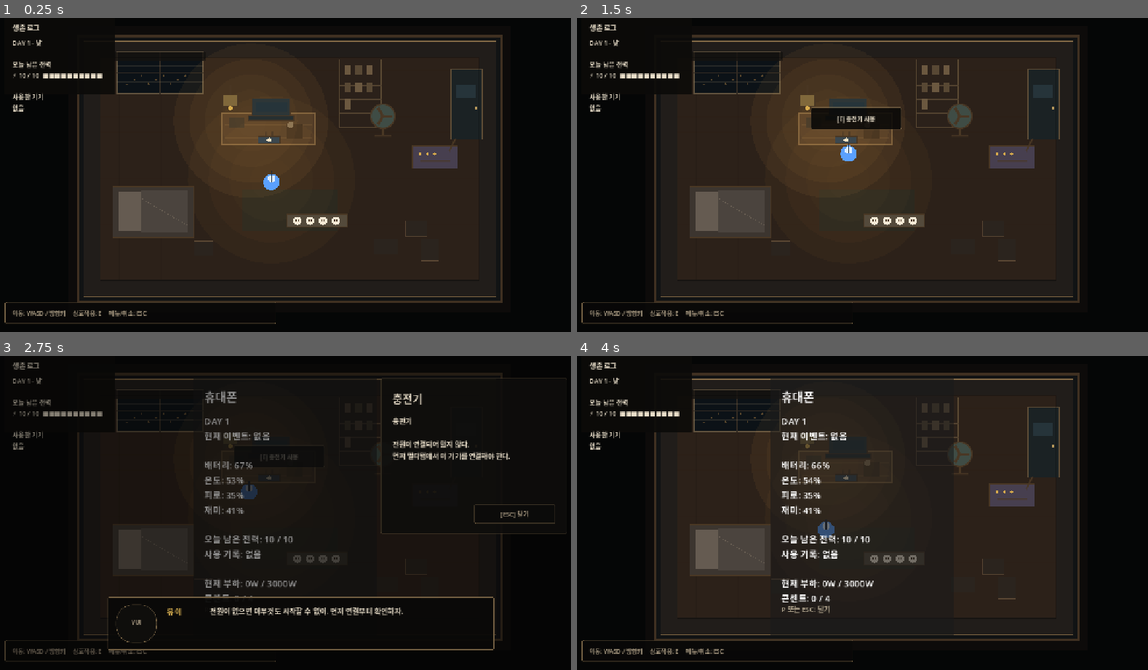
Above: before the commit, frames 1-4 (two rows, left to right).
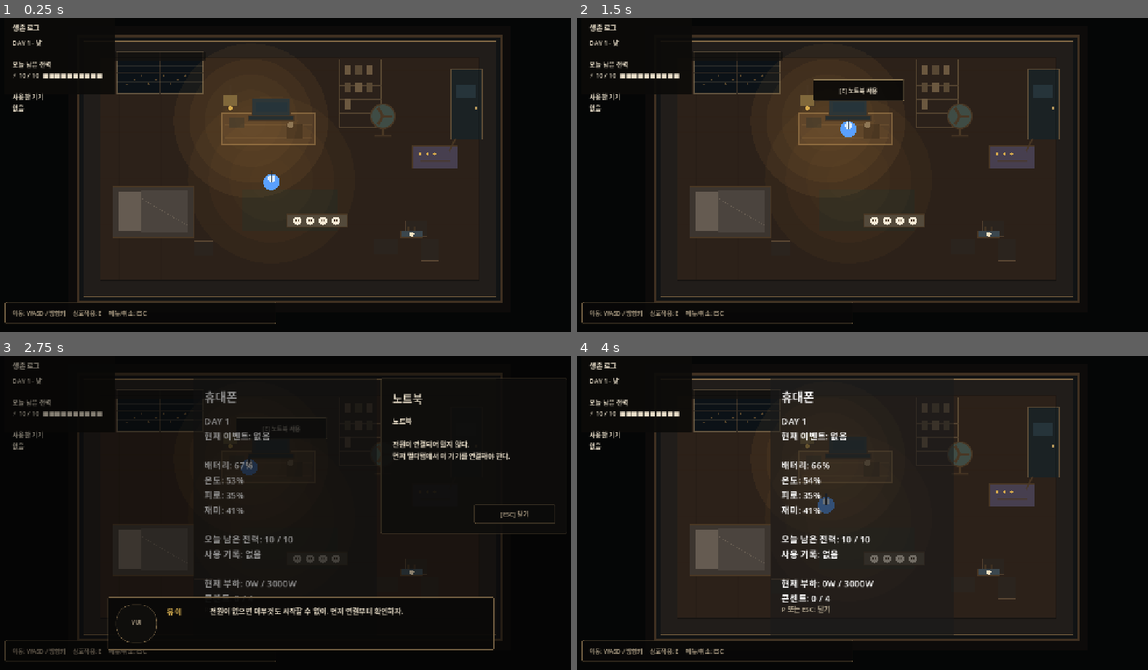
Above: after the commit, the same moments.

Repository: 2zedo/socket-game-prototype
Game: Godot game, scene res://scenes/Main.tscn
The game is run twice, just before and just after one commit, with the same random seed, the same clock (stepped at 60 frames per second) and the same inputs.
Inputs (mouse positions are in pixels of both pictures, inside the frame that each line leads up to):
- Up to frame 1 (0.25 s): no input
- Up to frame 2 (1.5 s): tap Enter at 0.5 s; move the mouse to (833, 234) at 0.52 s; hold W (move_up) 0.53-1.25 s; hold E (interact) 0.53-1.25 s; click (833, 234) at 0.67 s; tap Space at 0.77 s; drag from (1039, 218) to (896, 222) at 1.27 s
- Up to frame 3 (2.75 s): tap Space at 2 s; move the mouse to (108, 456) at 2.02 s; hold A (move_left) from 2.03 s (still down); hold P (phone_toggle) from 2.03 s (still down); tap E (interact) at 2.3 s
- Up to frame 4 (4 s): release A (move_left) at 2.75 s; release P (phone_toggle) at 2.75 s; tap Enter at 2.75 s; drag from (891, 506) to (959, 453) at 2.77 s; tap Space at 3.5, 3.77 s; move the mouse to (776, 425) at 3.52 s; hold S (move_down) from 3.53 s (still down); hold E (interact) from 3.53 s (still down)

The runs differ from the first frame. In frame 1, 0.2% of the frame differs, in the area x 45-75%, y 36-71%; in frame 2, 2.5%, in the area x 41-75%, y 19-71%; in frame 3, 0.5%; in frame 4, 0.3%.

Commit message:
fix: refine outlet layout and asset pipeline

Diff:
--- a/godot/scripts/Apartment.gd
+++ b/godot/scripts/Apartment.gd
@@ -20,6 +20,7 @@
 
 func _ready() -> void:
 	_build_room_collision()
+	_add_environment_blockers()
 	_spawn_placeholder_furniture()
 	_spawn_player()
 	queue_redraw()
@@ -125,7 +126,7 @@
 		"name": "충전기",
 		"title": "충전기",
 		"body": "배터리를 회복하는 작은 장치입니다.\n전력은 낮지만 오래 빼두면 위험해집니다.",
-		"position": Vector2(605, 292),
+		"position": Vector2(918, 500),
 		"size": Vector2(72, 44),
 		"color": Color("#4e5e67"),
 		"power_units": 2,
@@ -215,6 +216,14 @@
 	blocker.position = center
 	blocker.add_child(shape)
 	add_child(blocker)
+
+
+func _add_environment_blockers() -> void:
+	# Non-interactive room features still need small blockers so the top-down
+	# movement reads as an apartment floor, not a board the player can cross.
+	_add_furniture_blocker(Vector2(1039, 219), Vector2(72, 154))
+	_add_furniture_blocker(Vector2(806, 195), Vector2(92, 150))
+	_add_furniture_blocker(Vector2(365, 144), Vector2(190, 38))
 
 
 func _update_nearest_interactable() -> void:
@@ -350,12 +359,25 @@
 		if interactable == null:
 			continue
 
-		_draw_power_cable(power_strip.position, interactable.position)
-
-
-func _draw_power_cable(start_position: Vector2, end_position: Vector2) -> void:
+		_draw_power_cable(power_strip.position, interactable.position, object_id)
+
+
+func _draw_power_cable(start_position: Vector2, end_position: Vector2, object_id: String) -> void:
 	var midpoint: Vector2 = (start_position + end_position) * 0.5
-	var bend: Vector2 = midpoint + Vector2(0, 26)
+	var bend_offset := Vector2(0, 28)
+	match object_id:
+		"laptop":
+			bend_offset = Vector2(-18, 18)
+		"charger":
+			bend_offset = Vector2(36, 8)
+		"communication_device":
+			bend_offset = Vector2(58, -8)
+		"fan":
+			bend_offset = Vector2(18, -12)
+		"light":
+			bend_offset = Vector2(-36, -8)
+
+	var bend: Vector2 = midpoint + bend_offset
 	var points: PackedVector2Array = PackedVector2Array([start_position, bend, end_position])
 	var cable_core: Color = Color("#fff07a") if phase_key == "day" else Color("#ffe066")
 	draw_polyline(points, Color(0.18, 0.12, 0.07, 0.55), 5.0, true)
--- a/godot/scripts/SurvivalState.gd
+++ b/godot/scripts/SurvivalState.gd
@@ -30,7 +30,7 @@
 		"label": "노트북",
 		"cost": 3,
 		"watt_usage": 1300,
-		"outlet_size": 1,
+		"outlet_size": 2,
 		"requires_connection": true,
 		"flag": "checked_laptop",
 		"power_key": "laptop",
@@ -63,7 +63,7 @@
 		"label": "통신 장치",
 		"cost": 4,
 		"watt_usage": 300,
-		"outlet_size": 1,
+		"outlet_size": 2,
 		"requires_connection": true,
 		"flag": "sent_or_received_signal",
 		"power_key": "communication_device",
@@ -167,7 +167,8 @@
 
 
 func get_hud_stat_text() -> String:
-	return "DAY 1 - %s\n\n오늘 남은 전력\n⚡ %d / %d  %s\n\n사용한 기기\n%s" % [
+	return "DAY %d - %s\n\n오늘 남은 전력\n⚡ %d / %d  %s\n\n사용한 기기\n%s" % [
+		day,
 		get_phase_label(),
 		current_power,
 		max_power,
@@ -469,14 +470,11 @@
 func _reset_day1_power_loop() -> void:
 	current_power_units = DAY1_STARTING_POWER_UNITS
 	current_power = current_power_units
-	current_load_watts = 0
-	current_power_watts = 0
-	used_outlet_slots = 0
-	powered_devices.clear()
 	used_day1_actions.clear()
 	day1_flags.clear()
 	day1_day_ended = false
 	last_day1_message = ""
+	_recalculate_outlet_state()
 
 
 func _recalculate_outlet_state() -> void:
--- a/godot/scripts/ui/OutletMode.gd
+++ b/godot/scripts/ui/OutletMode.gd
@@ -11,7 +11,7 @@
 const SLOT_SIZE := Vector2(82, 62)
 const SLOT_GAP := 14.0
 const STRIP_SIZE := Vector2(472, 108)
-const DEVICE_HEIGHT := 78.0
+const DEVICE_HEIGHT := 68.0
 const BREAKER_SECONDS := 1.4
 const PANEL_SIZE := Vector2(1160, 640)
 
@@ -34,7 +34,7 @@
 func open(state: SurvivalState) -> void:
 	survival_state = state
 	visible = true
-	_layout_device_homes()
+	_sync_devices_from_state()
 	status_text = "기기를 콘센트에 끌어다 놓으면 방 안에서 사용할 수 있습니다"
 	set_process(true)
 	power_changed.emit(_get_total_power())
@@ -100,7 +100,8 @@
 
 	_draw_power_overview(Vector2(panel_rect.position.x + 32, panel_rect.position.y + 126))
 	_draw_text(Vector2(panel_rect.position.x + 500, panel_rect.position.y + 124), "콘센트 슬롯", 18, UIStyle.MUTED)
-	_draw_text(Vector2(panel_rect.position.x + 500, panel_rect.position.y + 312), "연결 가능한 기기", 18, UIStyle.MUTED)
+	_draw_text(Vector2(panel_rect.position.x + 500, panel_rect.position.y + 300), "연결된 기기", 18, UIStyle.MUTED)
+	_draw_text(Vector2(panel_rect.position.x + 500, panel_rect.position.y + 456), "연결 가능한 기기", 18, UIStyle.MUTED)
 	_draw_power_strip(_get_strip_center())
 	_draw_devices()
 
@@ -124,6 +125,26 @@
 		draw_rect(Rect2(slot_rect.get_center() + Vector2(-13, -15), Vector2(5, 24)), Color("#d4c8ad"), true)
 		draw_rect(Rect2(slot_rect.get_center() + Vector2(8, -15), Vector2(5, 24)), Color("#d4c8ad"), true)
 		draw_circle(slot_rect.get_center() + Vector2(0, 19), 3.5, Color("#d4c8ad"))
+
+	_draw_connected_slot_labels()
+
+
+func _draw_connected_slot_labels() -> void:
+	for device in devices:
+		var start_slot: int = int(device["connected_start"])
+		if start_slot < 0:
+			continue
+
+		var slots: int = int(device["slots"])
+		var first_rect := _get_slot_rect(start_slot)
+		var last_rect := _get_slot_rect(start_slot + slots - 1)
+		var group_rect := Rect2(
+			first_rect.position,
+			Vector2(last_rect.end.x - first_rect.position.x, first_rect.size.y)
+		)
+		draw_rect(group_rect.grow(6.0), Color(0.92, 0.66, 0.23, 0.13), true)
+		draw_rect(group_rect.grow(6.0), UIStyle.ELECTRIC, false, 1.4)
+		_draw_text(group_rect.position + Vector2(4.0, group_rect.size.y + 21.0), str(device["label"]), 11, UIStyle.MUTED)
 
 
 func _draw_devices() -> void:
@@ -145,7 +166,7 @@
 			int(device["power_cost"]),
 			int(device["slots"]),
 		]
-		_draw_text(rect.position + Vector2(108, 25), device_text, 12, UIStyle.TEXT)
+		_draw_text(rect.position + Vector2(108, 24), device_text, 12, UIStyle.TEXT)
 
 		var plug_x := rect.get_center().x
 		if device["slots"] == 2:
@@ -218,8 +239,8 @@
 		occupied_slots[slot] = device["key"]
 
 	device["connected_start"] = start_slot
-	device["position"] = _get_snap_position(device, start_slot)
 	status_text = "%s 연결됨" % device["label"]
+	_layout_device_homes()
 	power_changed.emit(_get_total_power())
 	powered_devices_changed.emit(_get_powered_device_keys())
 
@@ -250,8 +271,8 @@
 
 func _send_device_home(device: Dictionary) -> void:
 	_release_device(device)
-	device["position"] = device["home_position"]
 	device["connected_start"] = -1
+	_layout_device_homes()
 
 
 func _find_best_slot(device: Dictionary) -> int:
@@ -362,13 +383,28 @@
 
 func _create_devices() -> void:
 	devices = [
-		_make_device("light", "조명", 60, 1, 1, 250.0, "center", Color("#d2a85f"), Vector2(350, 550)),
-		_make_device("laptop", "노트북", 1300, 3, 1, 250.0, "center", Color("#486064"), Vector2(520, 550)),
-		_make_device("fan", "선풍기", 900, 2, 1, 250.0, "center", Color("#52a66f"), Vector2(710, 550)),
-		_make_device("charger", "충전기", 20, 2, 1, 250.0, "center", Color("#4f8edb"), Vector2(890, 550)),
-		_make_device("communication_device", "통신 장치", 300, 4, 1, 250.0, "center", Color("#8f6bb3"), Vector2(1050, 550)),
+		_make_day1_device("light", 248.0, "center", Color("#d2a85f"), Vector2.ZERO),
+		_make_day1_device("laptop", 248.0, "center", Color("#486064"), Vector2.ZERO),
+		_make_day1_device("fan", 248.0, "center", Color("#52a66f"), Vector2.ZERO),
+		_make_day1_device("charger", 248.0, "center", Color("#4f8edb"), Vector2.ZERO),
+		_make_day1_device("communication_device", 248.0, "center", Color("#8f6bb3"), Vector2.ZERO),
 	]
 	_layout_device_homes()
+
+
+func _make_day1_device(key: String, width: float, plug_side: String, color: Color, home_position: Vector2) -> Dictionary:
+	var action_data: Dictionary = SurvivalState.DAY1_ACTIONS.get(key, {})
+	return _make_device(
+		key,
+		str(action_data.get("label", key)),
+		int(action_data.get("watt_usage", 0)),
+		int(action_data.get("cost", 0)),
+		int(action_data.get("outlet_size", 1)),
+		width,
+		plug_side,
+		color,
+		home_position
+	)
 
 
 func _make_device(key: String, label: String, watts: int, power_cost: int, slots: int, width: float, plug_side: String, color: Color, home_position: Vector2) -> Dictionary:
@@ -392,20 +428,71 @@
 		return
 
 	var panel_rect := _get_panel_rect()
-	var first_row_y := panel_rect.position.y + 386.0
-	var home_positions := [
-		Vector2(panel_rect.position.x + 630.0, first_row_y),
-		Vector2(panel_rect.position.x + 910.0, first_row_y),
-		Vector2(panel_rect.position.x + 630.0, first_row_y + 96.0),
-		Vector2(panel_rect.position.x + 910.0, first_row_y + 96.0),
-		Vector2(panel_rect.position.x + 630.0, first_row_y + 192.0),
+	var connected_positions := [
+		Vector2(panel_rect.position.x + 635.0, panel_rect.position.y + 352.0),
+		Vector2(panel_rect.position.x + 915.0, panel_rect.position.y + 352.0),
+		Vector2(panel_rect.position.x + 635.0, panel_rect.position.y + 432.0),
+		Vector2(panel_rect.position.x + 915.0, panel_rect.position.y + 432.0),
 	]
-
-	for index in range(devices.size()):
-		var device := devices[index]
-		var old_home: Vector2 = device["home_position"]
-		var new_home: Vector2 = home_positions[index]
+	var available_positions := [
+		Vector2(panel_rect.position.x + 635.0, panel_rect.position.y + 508.0),
+		Vector2(panel_rect.position.x + 915.0, panel_rect.position.y + 508.0),
+		Vector2(panel_rect.position.x + 635.0, panel_rect.position.y + 586.0),
+		Vector2(panel_rect.position.x + 915.0, panel_rect.position.y + 586.0),
+		Vector2(panel_rect.position.x + 775.0, panel_rect.position.y + 626.0),
+	]
+
+	var connected_index := 0
+	var available_index := 0
+	for device in devices:
+		var is_connected: bool = int(device["connected_start"]) >= 0
+		var new_home: Vector2
+		if is_connected:
+			new_home = connected_positions[min(connected_index, connected_positions.size() - 1)]
+			connected_index += 1
+		else:
+			new_home = available_positions[min(available_index, available_positions.size() - 1)]
+			available_index += 1
+
 		device["home_position"] = new_home
-
-		if device["connected_start"] < 0 and device["position"] == old_home:
+		var is_dragging_this_device := not dragging_device.is_empty() and str(dragging_device.get("key", "")) == str(device["key"])
+		if not is_dragging_this_device:
 			device["position"] = new_home
+
+
+func _sync_devices_from_state() -> void:
+	_reset_slots()
+	for device in devices:
+		device["connected_start"] = -1
+
+	if survival_state != null:
+		for key in survival_state.powered_devices:
+			var device := _get_device_by_key(str(key))
+			if device.is_empty():
+				continue
+
+			var start_slot := _find_first_available_slot(device)
+			if start_slot < 0:
+				continue
+
+			for slot in range(start_slot, start_slot + int(device["slots"])):
+				occupied_slots[slot] = device["key"]
+			device["connected_start"] = start_slot
+
+	_layout_device_homes()
+
+
+func _get_device_by_key(key: String) -> Dictionary:
+	for device in devices:
+		if str(device["key"]) == key:
+			return device
+
+	return {}
+
+
+func _find_first_available_slot(device: Dictionary) -> int:
+	for slot in range(OUTLET_COUNT):
+		if _can_use_slots(device, slot):
+			return slot
+
+	return -1
Not shown, added: docs/ASSET_PIPELINE.md
Not shown, changed: docs/GODOT_DAY1_MVP_PLAN.md
Not shown, changed: docs/GODOT_PLAYTEST_CHECKLIST.md
Not shown, changed: docs/PROJECT_STATUS.md
Not shown, changed: docs/UI_VISUAL_IMPLEMENTATION_NOTES.md
Not shown, added: godot/assets/art/environment/.gitkeep
Not shown, added: godot/assets/art/objects/.gitkeep
Not shown, added: godot/assets/art/portraits/.gitkeep
Not shown, added: godot/assets/ui/fonts/.gitkeep
Not shown, added: godot/assets/ui/icons/.gitkeep
Not shown, added: godot/assets/ui/panels/.gitkeep
Not shown, added: godot/data/devices/.gitkeep
(and 1 more such lines)
